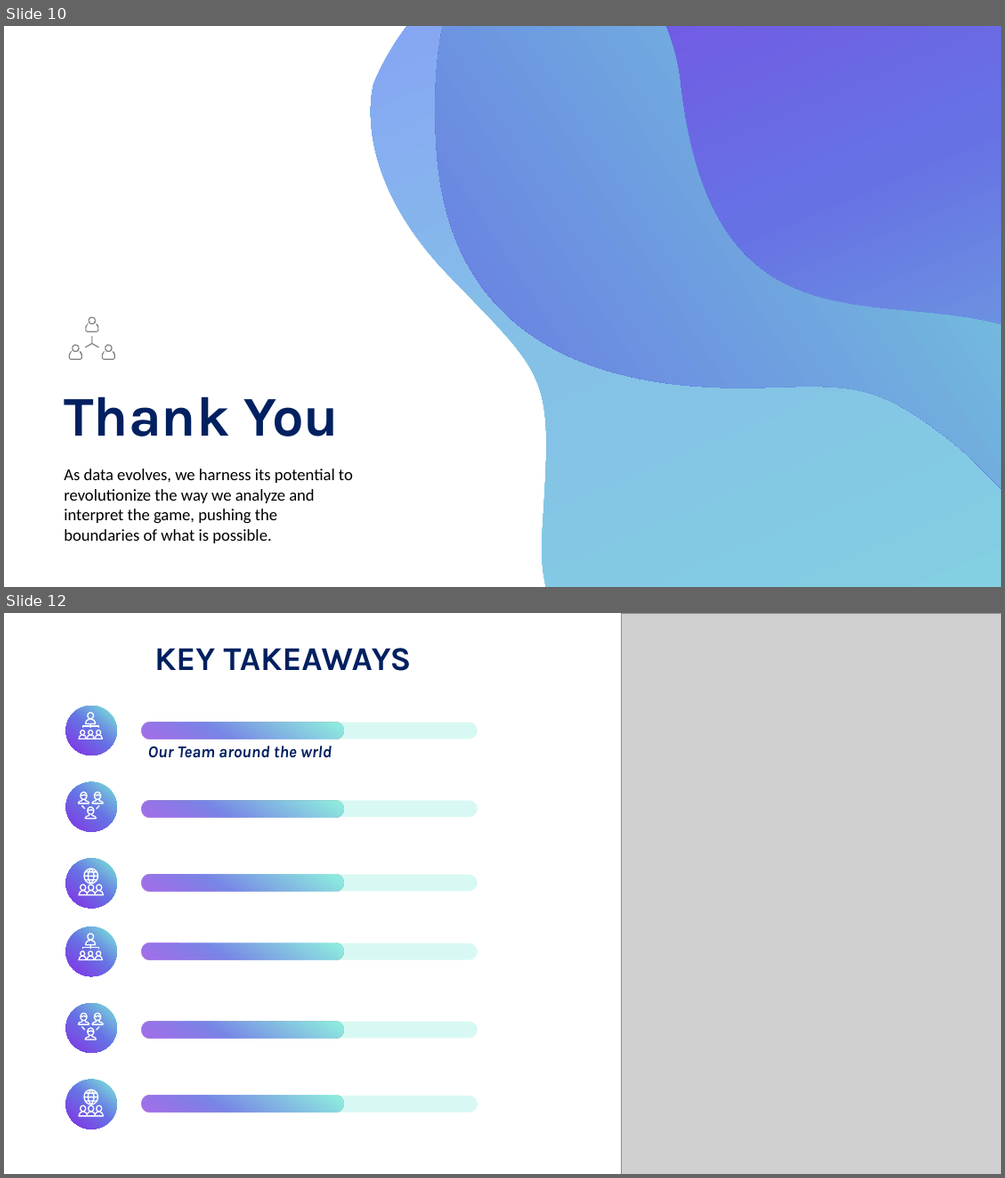
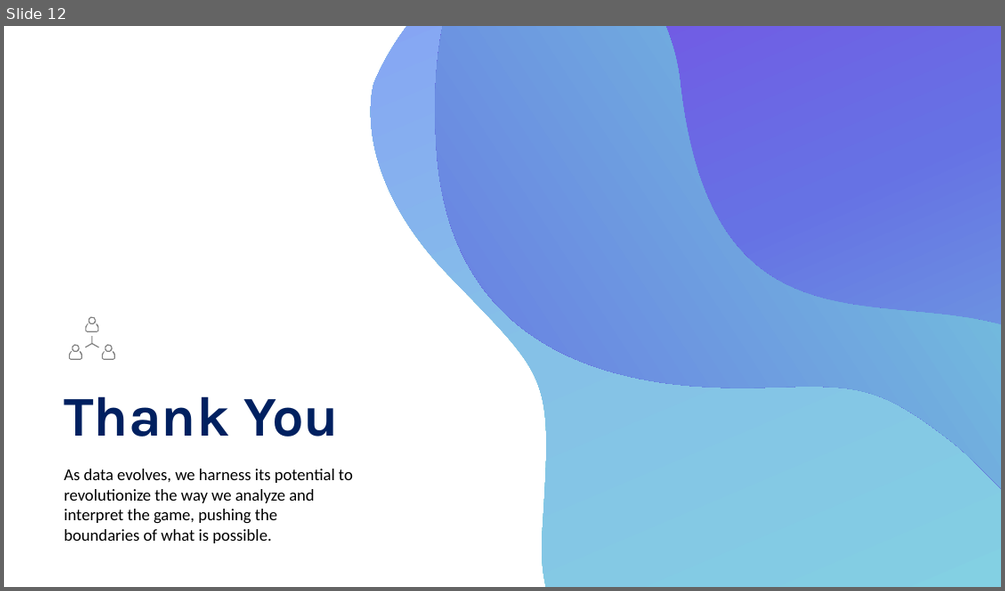
Before and after one commit to CherSmith39/Sports-Gambling, a slide deck: Practice Presentation.pptx. Shown one above the other, each under a label of ours: slides 10 and 12 before the commit, slide 12 after it; the slides between them are not shown. The pictures are 1005x1178 and 1005x591 pixels, drawn with LibreOffice and Linux fonts; fonts in the diff are those of the drawing; grey boxes stand for pictures. Boxes give left, top, right and bottom in pixels: in the first picture for what was removed or moved away, otherwise in the second. Text is boxed around its words. In the diff, an @@ line names an element or a change of style, - is before the commit and + after.

```diff
--- a/Practice Presentation.pptx
+++ b/Practice Presentation.pptx
@@ slide 12 removed at <box>4,613,1001,1174</box>, background #FFFFFF @@
@@ picture removed at <box>621,613,1001,1174</box> @@
@@ text removed at <box>154,648,412,671</box> @@
-KEY TAKEAWAYS
@@ text removed at <box>148,746,332,758</box> @@
-Our Team around the wrld
@@ group removed at <box>63,706,477,908</box>: 19 freeform shapes, 12 ellipses, 6 lines, 6 rounded rectangles @@
@@ group removed at <box>63,926,477,1129</box>: 19 freeform shapes, 12 ellipses, 6 lines, 6 rounded rectangles @@
@@ what was slide 10 is now slide 12 @@
```
Also in this commit, not shown: 3 slides changed, 3 slides added, 3 other slides removed.
